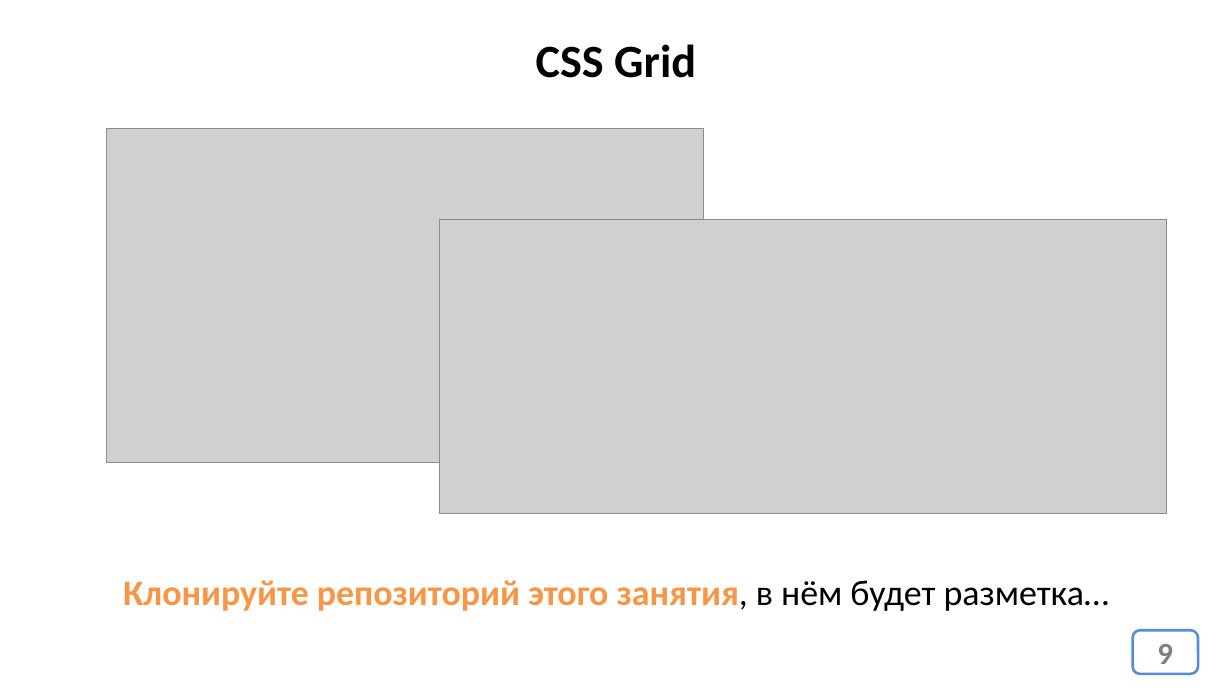
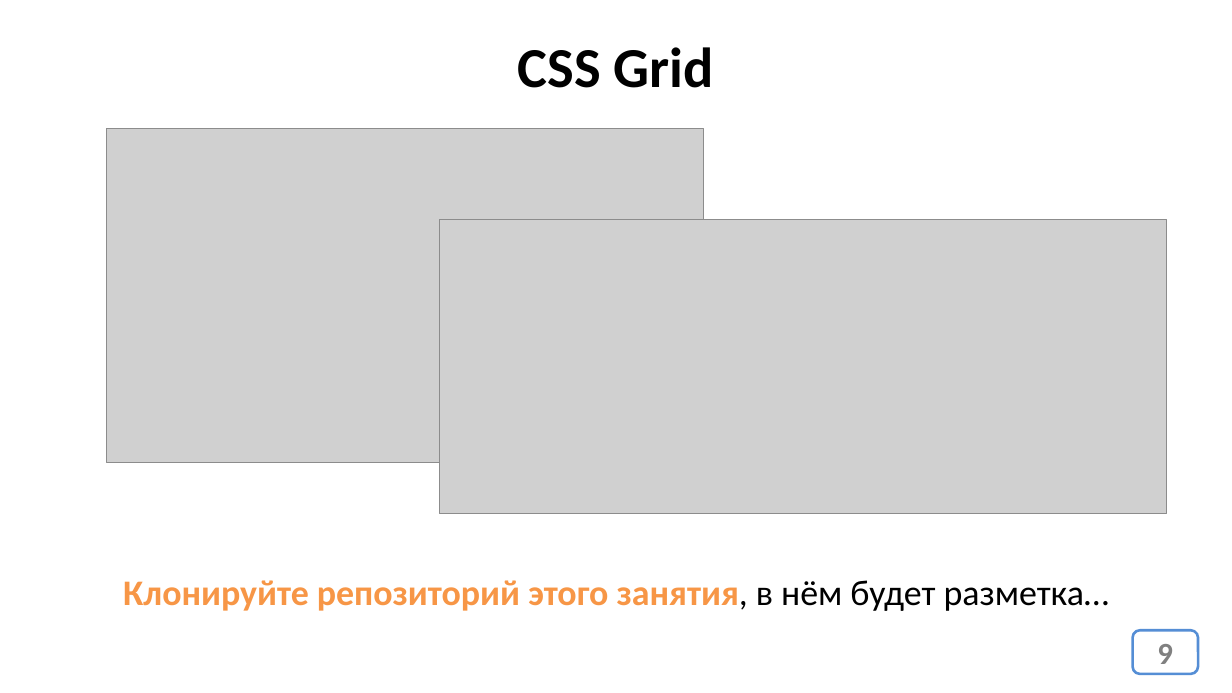
Before and after one commit to web44-ortdnipro/lesson11, a slide deck: slide 9 of lesson11.pptx. Drawn at 1232x693 pixels with LibreOffice and Linux fonts; fonts in the diff are those of the drawing; grey boxes stand for pictures. Boxes give left, top, right and bottom in pixels: in the first picture for what was removed or moved away, otherwise in the second. Text is boxed around its words. In the diff, an @@ line names an element or a change of style, - is before the commit and + after.

```diff
--- a/lesson11.pptx
+++ b/lesson11.pptx
@@ text "CSS Grid" at [518,47,714,88]: size 36 to 44 pt @@
```
Also in this commit, not shown: 2 other slides changed, 1 slide added, 1 other file.
